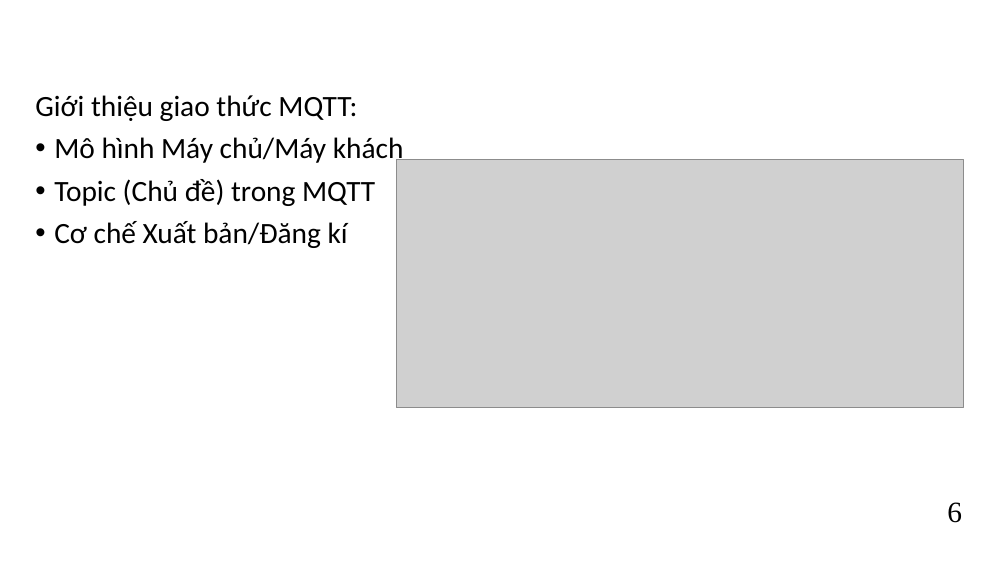
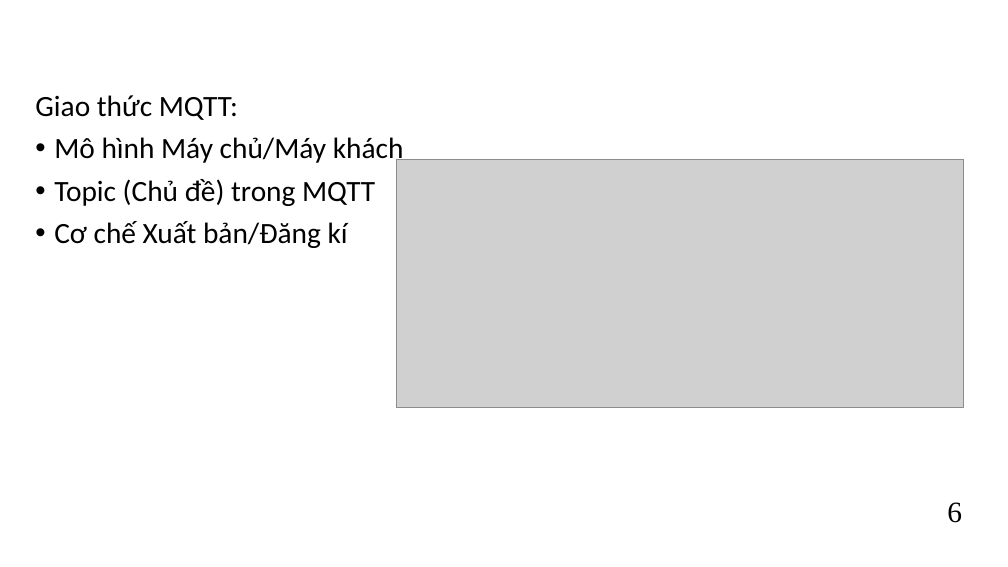
Before and after one commit to kurooroo/DATN, a slide deck: slide 8 of documents/Slide Đồ án tốt nghiệp_Nguyễn Tuấn Anh_REV1.pptx. Drawn at 1008x567 pixels with LibreOffice and Linux fonts; fonts in the diff are those of the drawing; grey boxes stand for pictures; background and template pictures are left out. Boxes give left, top, right and bottom in pixels: in the first picture for what was removed or moved away, otherwise in the second. Text is boxed around its words. In the diff, an @@ line names an element or a change of style, - is before the commit and + after.

```diff
--- a/documents/Slide Đồ án tốt nghiệp_Nguyễn Tuấn Anh_REV1.pptx
+++ b/documents/Slide Đồ án tốt nghiệp_Nguyễn Tuấn Anh_REV1.pptx
@@ text at (35,95,238,120): text changed @@
-Giới thiệu giao thức MQTT:
+Giao thức MQTT:
```
Also in this commit, not shown: 5 other slides changed.
